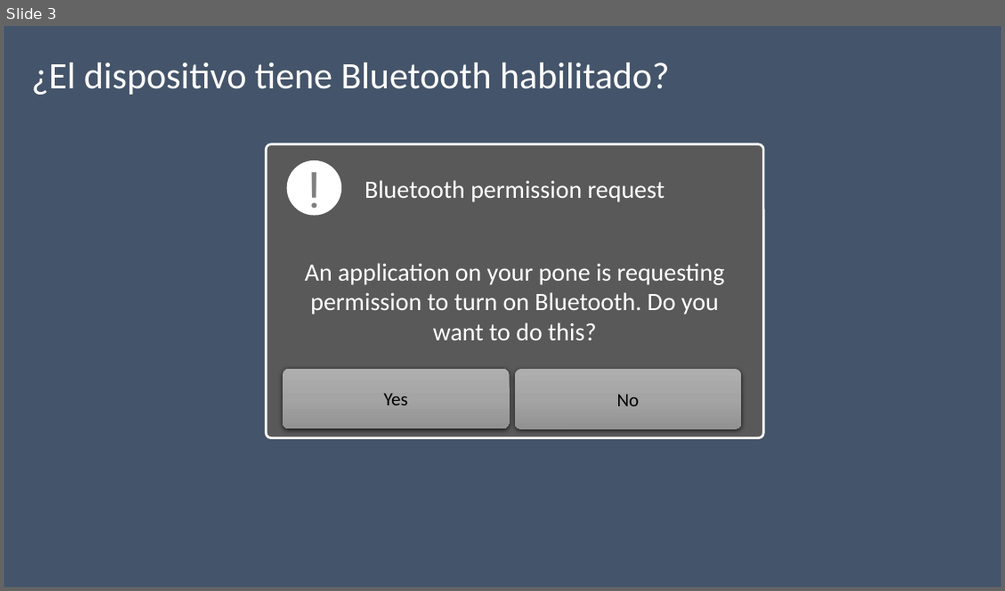
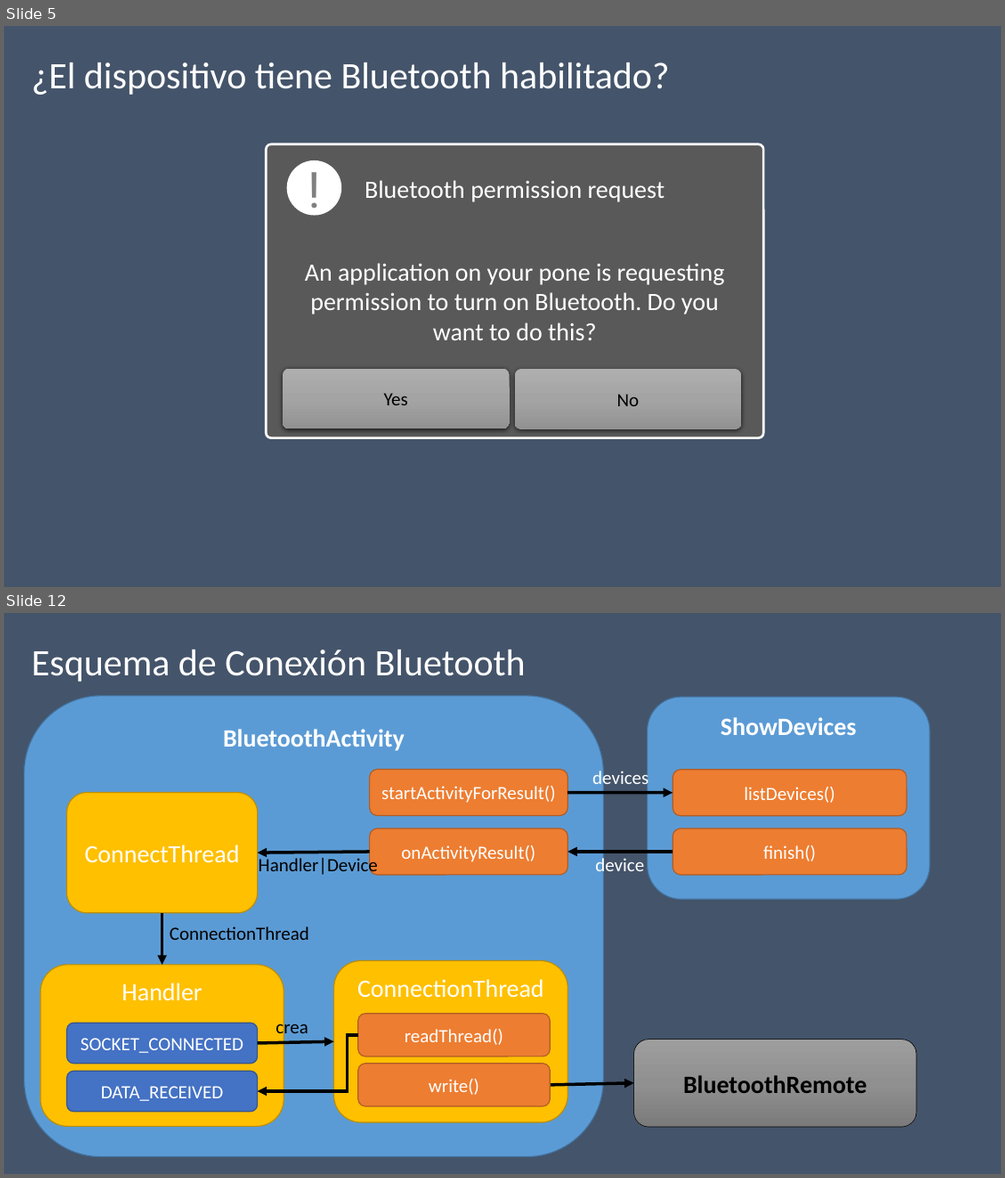
Before and after one commit to josecullen/android, a slide deck: Android Bluetooth.pptx. Shown one above the other, each under a label of ours: slide 3 before the commit, slides 5 and 12 after it; the slides between them are not shown. The pictures are 1005x591 and 1005x1178 pixels, drawn with LibreOffice and Linux fonts; fonts in the diff are those of the drawing; grey boxes stand for pictures. Boxes give left, top, right and bottom in pixels: in the first picture for what was removed or moved away, otherwise in the second. Text is boxed around its words. In the diff, an @@ line names an element or a change of style, - is before the commit and + after.

Commit message:
Se actualiza la PPT de bluetooth

```diff
--- a/Android Bluetooth.pptx
+++ b/Android Bluetooth.pptx
@@ slide 12 added at (4,613,1001,1174), background #44546A @@
@@ text added at (32,649,526,682), 36 pt, text #FFFFFF @@
+Esquema de Conexión Bluetooth
@@ rounded rectangle added at (24,696,604,1157), fill #5B9BD5, outline #43739E 1 pt, 24 pt, text #FFFFFF, bold @@
+BluetoothActivity
@@ rounded rectangle added at (647,697,930,900), fill #5B9BD5, outline #43739E 1 pt, 24 pt, text #FFFFFF, bold @@
+ShowDevices
@@ rounded rectangle added at (370,770,568,816), fill #ED7D31, outline #AF5C24 1 pt, 18 pt, text #FFFFFF @@
+startActivityForResult()
@@ text added at (592,769,648,790), 18 pt, text #FFFFFF @@
+devices
@@ rounded rectangle added at (672,770,906,816), fill #ED7D31, outline #AF5C24 1 pt, 18 pt, text #FFFFFF @@
+listDevices()
@@ rounded rectangle added at (67,793,258,913), fill #FFC000, outline #BD8E00 1 pt, 24 pt, text #FFFFFF @@
+ConnectThread
@@ arrow added from (568, 793) to (672, 793), #000000 3 pt @@
@@ arrow added from (370, 852) to (258, 852), #000000 3 pt @@
@@ rounded rectangle added at (370,828,568,875), fill #ED7D31, outline #AF5C24 1 pt, 18 pt, text #FFFFFF @@
+onActivityResult()
@@ arrow added from (672, 852) to (568, 852), #000000 3 pt @@
@@ rounded rectangle added at (672,828,906,875), fill #ED7D31, outline #AF5C24 1 pt, 18 pt, text #FFFFFF @@
+finish()
@@ text added at (259,855,378,876), 18 pt, text #000000 @@
+Handler|Device
@@ text added at (595,855,644,876), 18 pt, text #FFFFFF @@
+device
@@ arrow added from (162, 913) to (162, 965), #000000 3 pt @@
@@ text added at (170,926,309,940), 18 pt, text #000000 @@
+ConnectionThread
@@ rounded rectangle added at (40,965,283,1126), fill #FFC000, outline #BD8E00 1 pt, 24 pt, text #FFFFFF @@
+Handler
@@ rounded rectangle added at (334,961,568,1122), fill #FFC000, outline #BD8E00 1 pt, 24 pt, text #FFFFFF @@
+ConnectionThread
@@ rounded rectangle added at (67,1022,258,1063), fill #4472C4, outline #325491 1 pt, 18 pt, text #FFFFFF @@
+SOCKET_CONNECTED
@@ elbow arrow added from (358, 1035) to (258, 1091), #000000 3 pt @@
@@ text added at (275,1017,307,1038), 18 pt, text #000000 @@
+crea
@@ rounded rectangle added at (358,1013,550,1055), fill #ED7D31, outline #AF5C24 1 pt, 18 pt, text #FFFFFF @@
+readThread()
@@ rounded rectangle added at (633,1039,916,1127), fill gradient #9D9D9D to #909090 to #7C7C7C, outline #000000 0.5 pt, 24 pt, text #000000, bold @@
+BluetoothRemote
@@ arrow added from (258, 1043) to (334, 1041), #000000 3 pt @@
@@ rounded rectangle added at (358,1063,550,1106), fill #ED7D31, outline #AF5C24 1 pt, 18 pt, text #FFFFFF @@
+write()
@@ rounded rectangle added at (67,1070,258,1111), fill #4472C4, outline #325491 1 pt, 18 pt, text #FFFFFF @@
+DATA_RECEIVED
@@ arrow added from (550, 1085) to (633, 1083), #000000 3 pt @@
@@ what was slide 3 is now slide 5 @@
```
Also in this commit, not shown: 2 slides changed, 7 other slides added, 1 slide removed, 1 other file.
